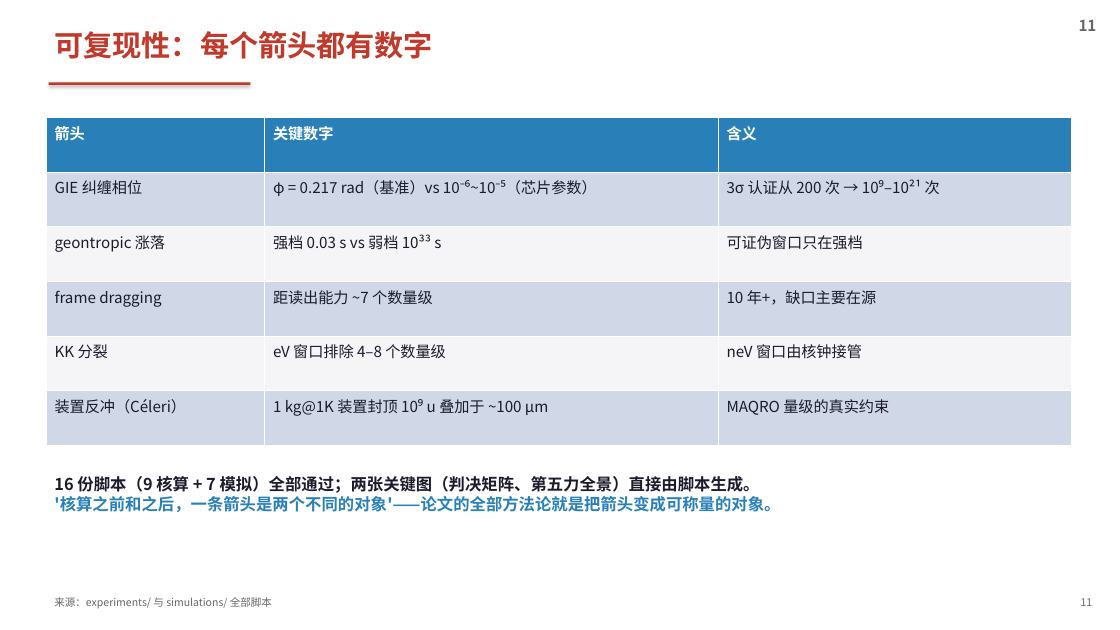
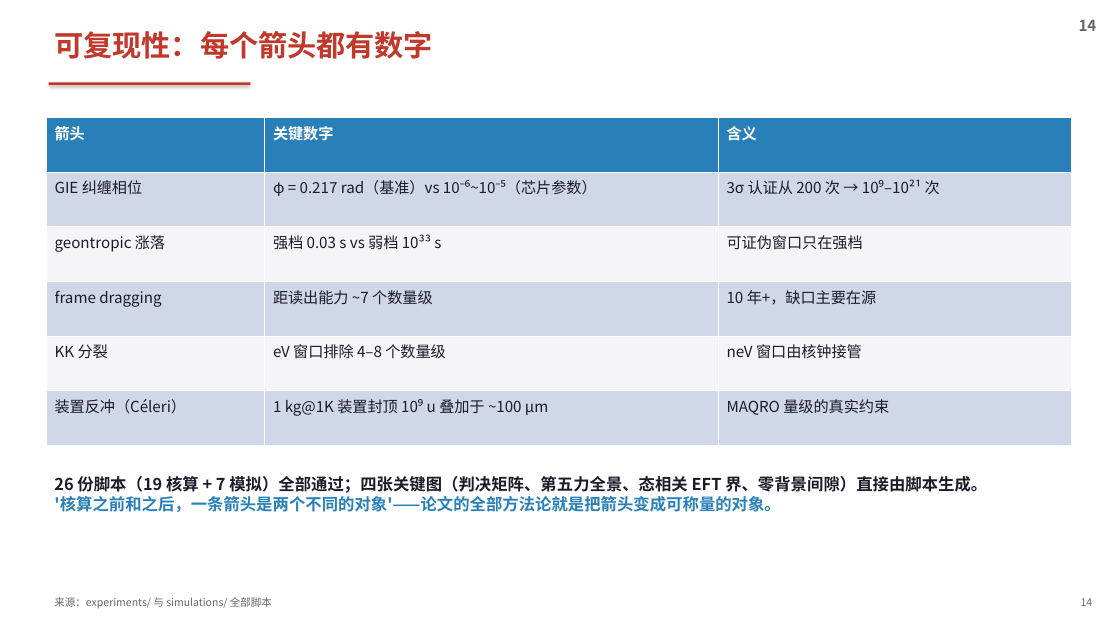
Before and after one commit to everest-an/Antigravity, a slide deck: slide 14 of ppt/从特斯拉到时空工程-汇报.pptx (slide 11 before the commit). Drawn at 1120x630 pixels with LibreOffice and Linux fonts; fonts in the diff are those of the drawing. Boxes give left, top, right and bottom in pixels: in the first picture for what was removed or moved away, otherwise in the second. Text is boxed around its words. In the diff, an @@ line names an element or a change of style, - is before the commit and + after.

```diff
--- a/ppt/从特斯拉到时空工程-汇报.pptx
+++ b/ppt/从特斯拉到时空工程-汇报.pptx
@@ text at (1079, 20, 1097, 31): text changed @@
-11
+14
@@ text at (54, 476, 987, 493): text changed @@
-16 份脚本（9 核算 + 7 模拟）全部通过；两张关键图（判决矩阵、第五力全景）直接由脚本生成。
+26 份脚本（19 核算 + 7 模拟）全部通过；四张关键图（判决矩阵、第五力全景、态相关 EFT 界、零背景间隙）直接由脚本生成。
@@ text at (1081, 598, 1093, 606): text changed @@
-11
+14
```
Also in this commit, not shown: 6 other slides changed, 3 slides added, 30 other files.
